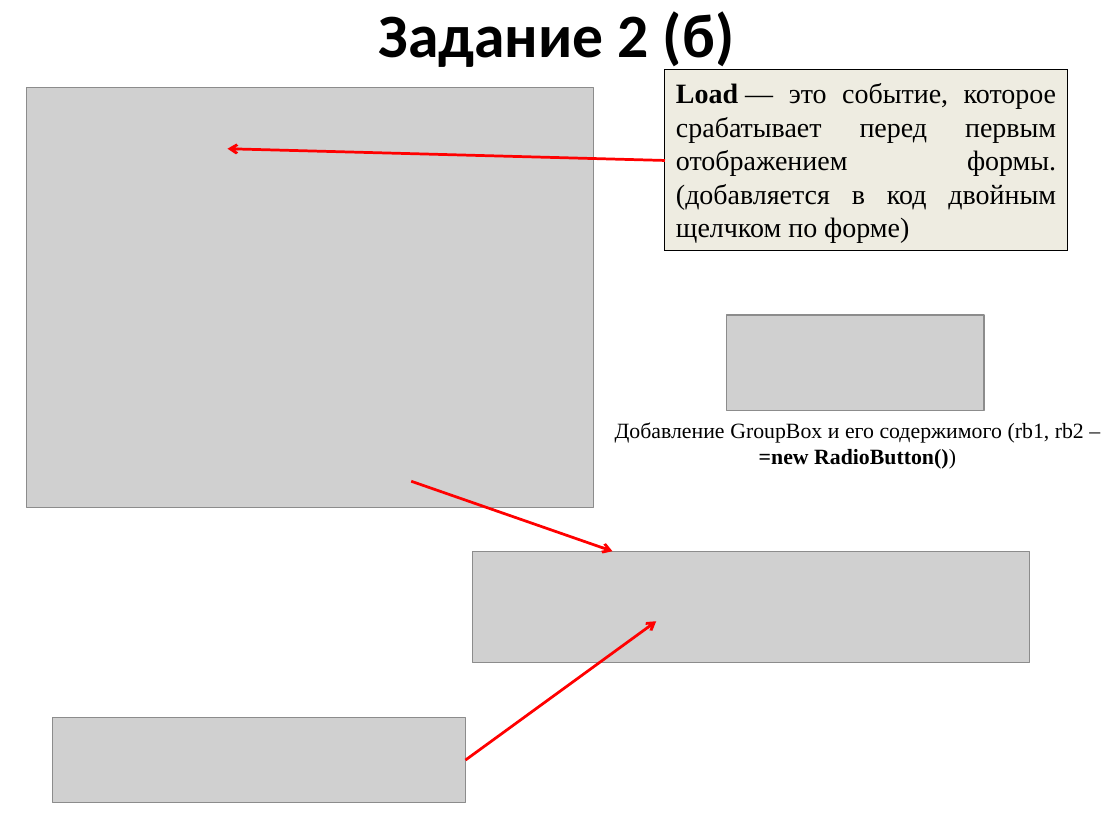
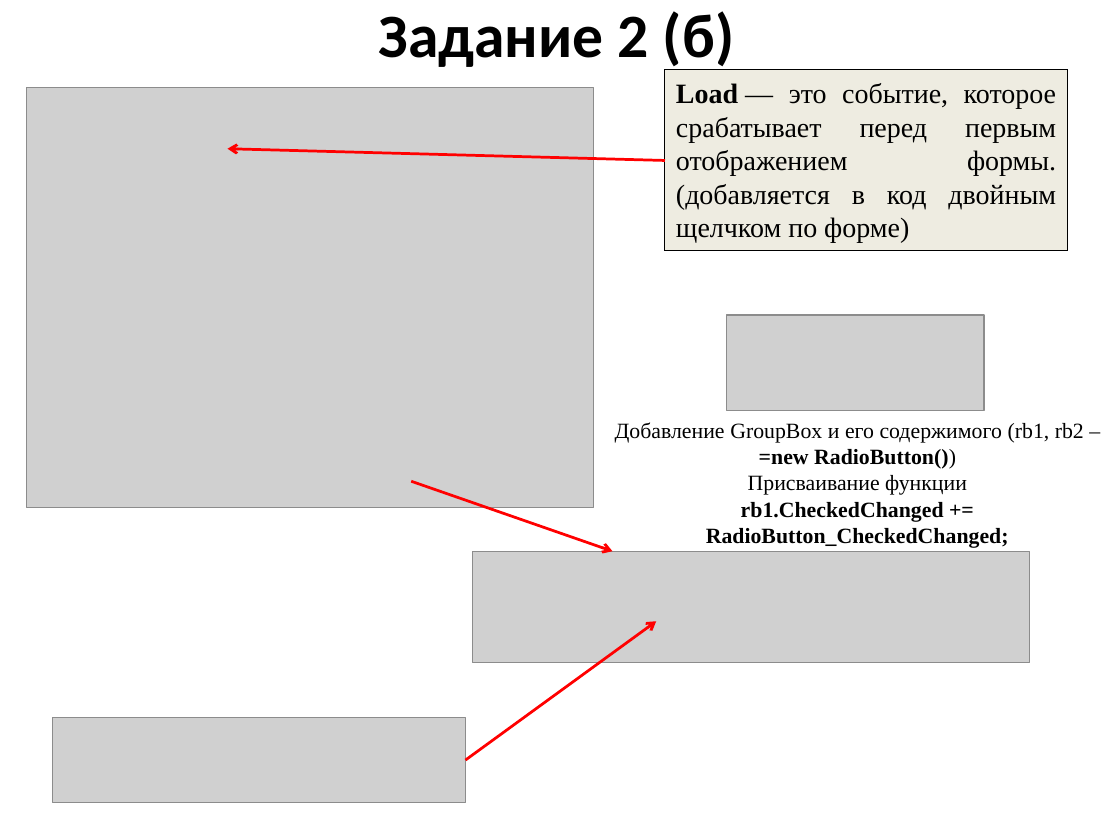
Before and after one commit to mbdatateach/site, a slide deck: slide 12 of sharp/1 Знакомство.pptx. Drawn at 1120x840 pixels with LibreOffice and Linux fonts; fonts in the diff are those of the drawing; grey boxes stand for pictures. Boxes give left, top, right and bottom in pixels: in the first picture for what was removed or moved away, otherwise in the second. Text is boxed around its words. In the diff, an @@ line names an element or a change of style, - is before the commit and + after.

```diff
--- a/sharp/1 Знакомство.pptx
+++ b/sharp/1 Знакомство.pptx
@@ text at box(706, 475, 1009, 548): paragraphs added @@
+Присваивание функции
+rb1.CheckedChanged += RadioButton_CheckedChanged;
```
Also in this commit, not shown: 1 other slide changed, 55 other files.
